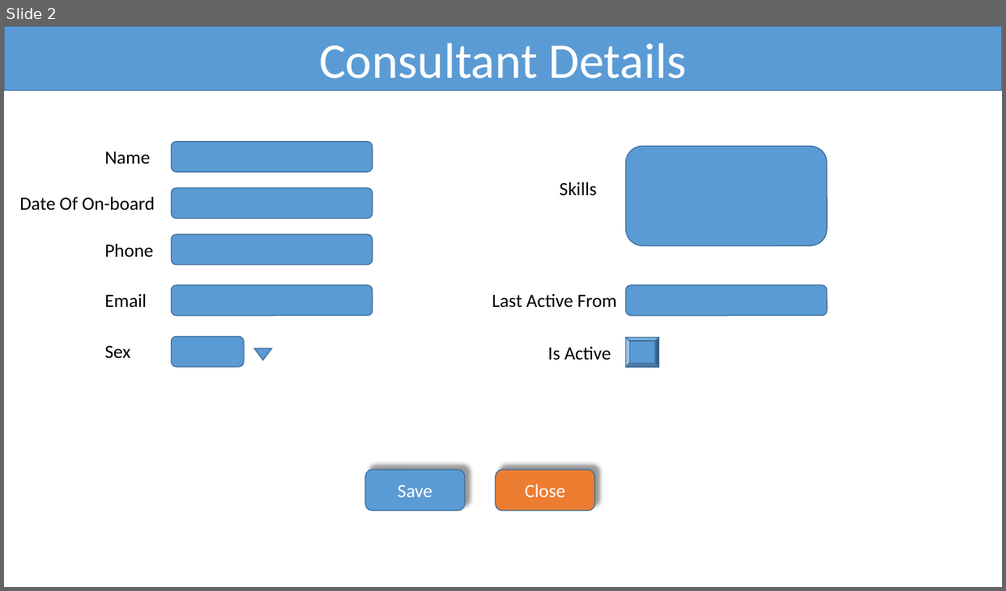
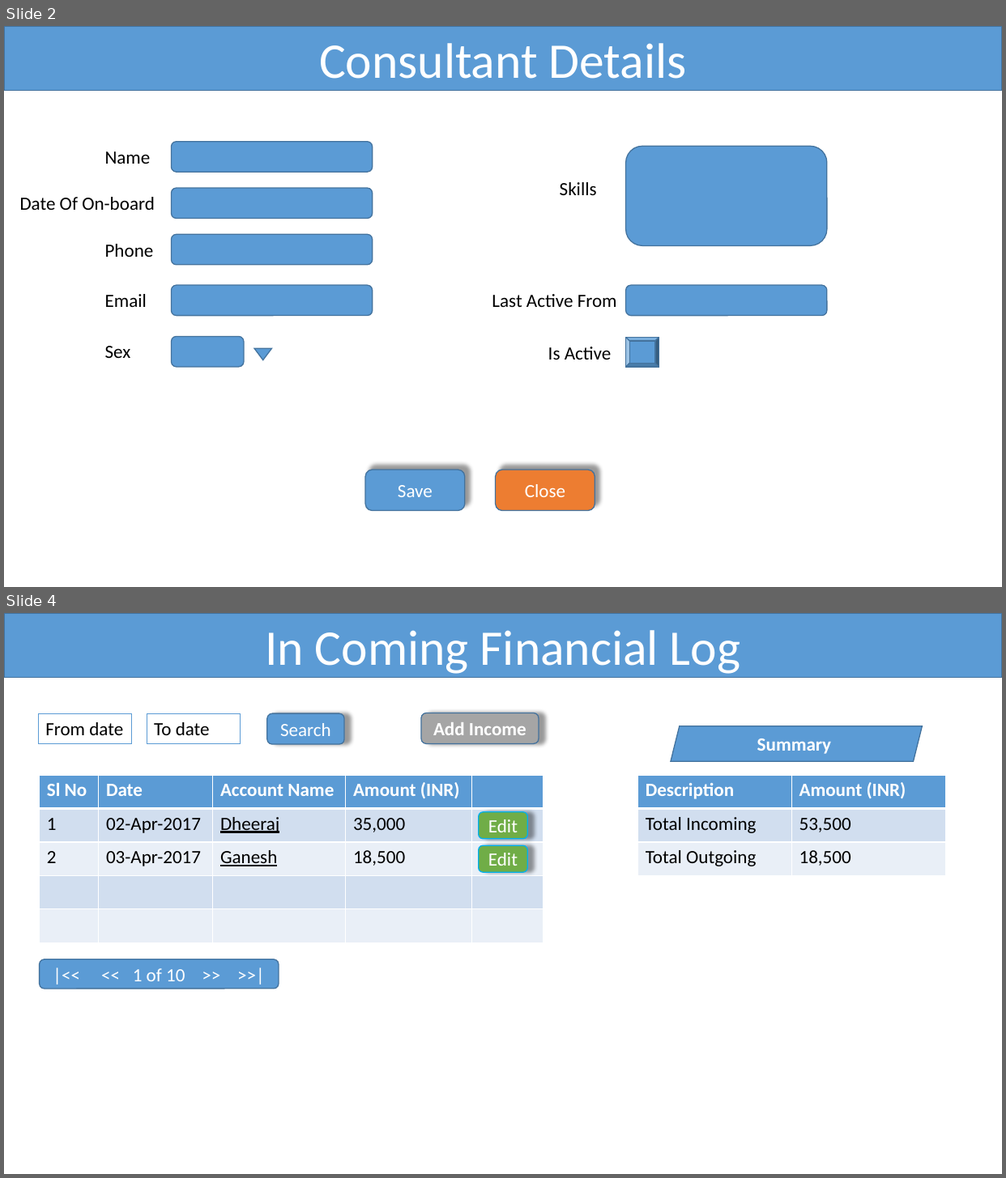
Before and after one commit to PrabhatKJena/Consult-IT-Payments, a slide deck: docs/ConsultIT_Design.pptx. Shown one above the other, each under a label of ours: slide 2 before the commit, slides 2 and 4 after it; the slides between them are not shown. The pictures are 1006x591 and 1006x1178 pixels, drawn with LibreOffice and Linux fonts; fonts in the diff are those of the drawing. Boxes give left, top, right and bottom in pixels: in the first picture for what was removed or moved away, otherwise in the second. Text is boxed around its words. In the diff, an @@ line names an element or a change of style, - is before the commit and + after.

```diff
--- a/docs/ConsultIT_Design.pptx
+++ b/docs/ConsultIT_Design.pptx
@@ slide 4 added at [4, 613, 1002, 1174], background #FFFFFF @@
@@ rectangle added at [4, 613, 1002, 677], fill #5B9BD5, outline #43739E 1 pt, 48 pt, text #FFFFFF @@
+In Coming Financial Log
@@ rectangle added at [39, 713, 132, 743], outline #5B9BD5 0.75 pt, 18 pt, text #000000 @@
+From date
@@ rectangle added at [147, 713, 241, 743], fill #FFFFFF, outline #5B9BD5 0.75 pt, 18 pt, text #000000 @@
+To date
@@ rounded rectangle added at [267, 713, 345, 744], fill #5B9BD5, outline #43739E 1 pt, 18 pt, text #FFFFFF @@
+Search
@@ rounded rectangle added at [421, 713, 539, 744], fill #A5A5A5, outline #43739E 1 pt, 18 pt, text #FFFFFF, bold @@
+Add Income
@@ parallelogram added at [671, 726, 923, 761], fill #5B9BD5, outline #43739E 1 pt, 18 pt, text #FFFFFF, bold @@
+Summary
@@ table added at [39, 776, 543, 943], 5 rows, 5 columns @@
+Sl No | Date | Account Name | Amount (INR) | 
+1 | 02-Apr-2017 | Dheeraj | 35,000 | 
+2 | 03-Apr-2017 | Ganesh | 18,500 | 
+ |  |  |  | 
+ |  |  |  | 
@@ table added at [638, 776, 945, 875], 3 rows, 2 columns @@
+Description | Amount (INR)
+Total Incoming | 53,500
+Total Outgoing | 18,500
@@ rounded rectangle added at [479, 812, 528, 839], fill #70AD47, outline #00B0F0 1 pt, 18 pt, text #FFFFFF @@
+Edit
@@ rounded rectangle added at [479, 845, 528, 873], fill #70AD47, outline #00B0F0 1 pt, 18 pt, text #FFFFFF @@
+Edit
@@ rounded rectangle added at [39, 960, 279, 989], fill #5B9BD5, outline #43739E 1 pt, 18 pt, text #FFFFFF @@
+|<< << 1 of 10 >> >>|
```
Also in this commit, not shown: 1 slide changed, 2 other slides added.
